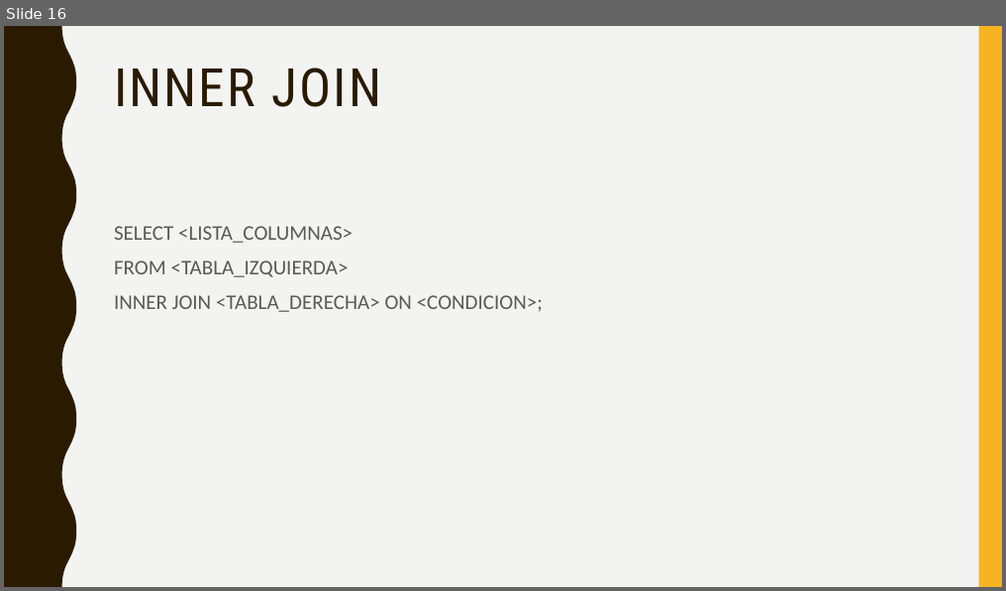
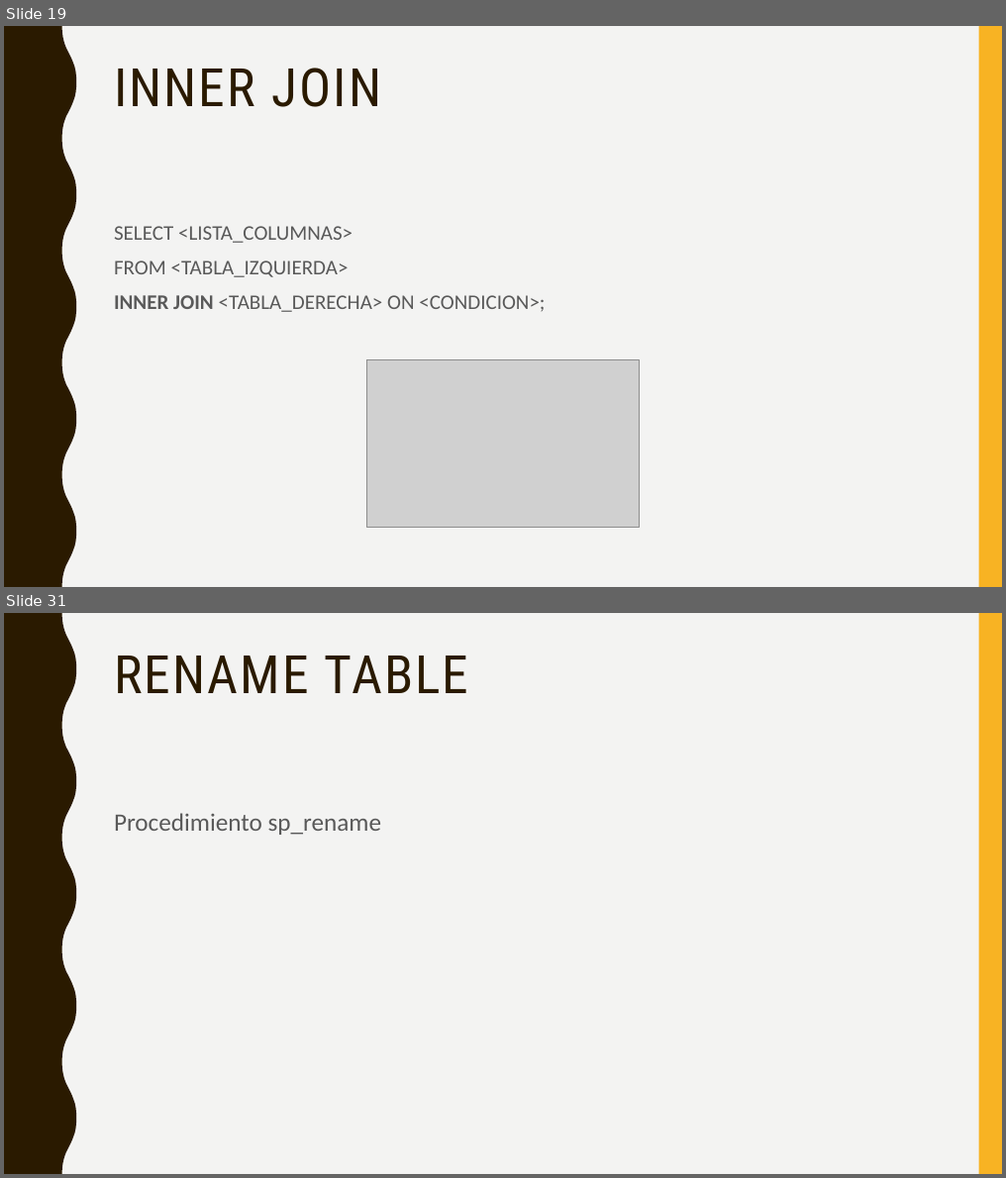
Before and after one commit to crisgon123/backend.tecsup3, a slide deck: Semana 7/Dia 2/Sql server.pptx. Shown one above the other, each under a label of ours: slide 16 before the commit, slides 19 and 31 after it; the slides between them are not shown. The pictures are 1006x591 and 1006x1178 pixels, drawn with LibreOffice and Linux fonts; fonts in the diff are those of the drawing; grey boxes stand for pictures. Boxes give left, top, right and bottom in pixels: in the first picture for what was removed or moved away, otherwise in the second. Text is boxed around its words. In the diff, an @@ line names an element or a change of style, - is before the commit and + after.

```diff
--- a/Semana 7/Dia 2/Sql server.pptx
+++ b/Semana 7/Dia 2/Sql server.pptx
@@ slide 31 added at (x1=4, y1=613, x2=1002, y2=1174), background #F3F3F2; not listed: 2 template elements that a slide beside it also shows @@
@@ title added at (x1=114, y1=656, x2=468, y2=693), 51 pt, text #2A1A00 @@
+RENAME TABLE
@@ text added at (x1=114, y1=813, x2=382, y2=835), 24 pt, text #595959 @@
+Procedimiento sp_rename
@@ what was slide 16 is now slide 19 @@
@@ slide 19 changed as well @@
@@ text at (x1=114, y1=295, x2=545, y2=312): bold on in "INNER JOIN" @@
@@ picture added at (x1=367, y1=360, x2=640, y2=527) @@
```
Also in this commit, not shown: 15 other slides added, 1 other file.
